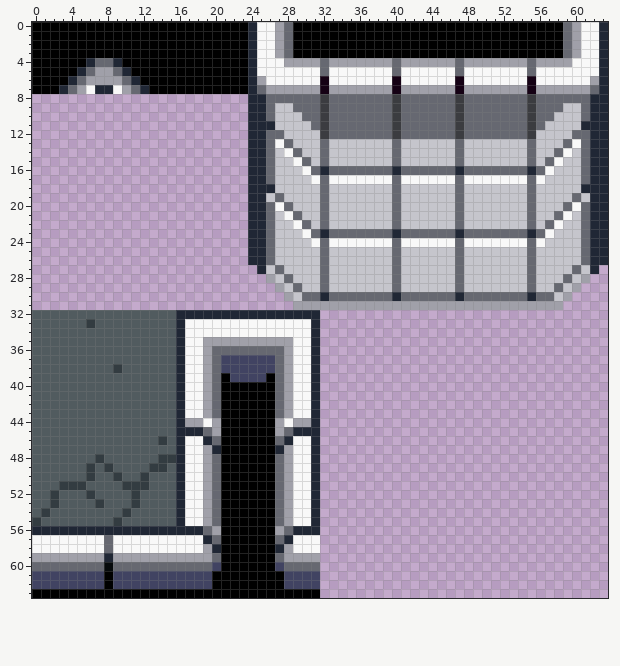
Two states of a pixel-art sprite, assets/Terrain.png. This is how it looked before the edit.
The file is 64x64 pixels. Colours within 5 levels of each other are drawn and written as one.
Once edited:
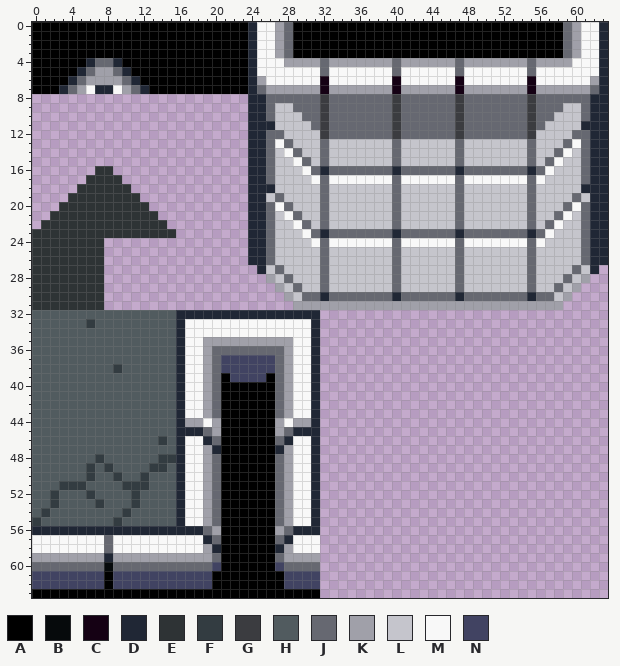
Palette (. is transparent): A #000000  B #060a0c  C #150114  D #202735  E #2e3335  F #333c41  G #3b3c40  H #515b5f  J #666871  K #a0a0a9  L #c5c5cc  M #f8f8f8  N #414362
Edits made:
@@ x 0..17 @@
 15 ..................
-16 ..................
-17 ..................
-18 ..................
-19 ..................
-20 ..................
-21 ..................
-22 ..................
-23 ..................
-24 ..................
-25 ..................
-26 ..................
-27 ..................
-28 ..................
-29 ..................
-30 ..................
-31 ..................
+16 .......EE.........
+17 ......EEEE........
+18 .....EEEEEE.......
+19 ....EEEEEEEE......
+20 ...EEEEEEEEEE.....
+21 ..EEEEEEEEEEEE....
+22 .EEEEEEEEEEEEEE...
+23 EEEEEEEEEEEEEEEE..
+24 EEEEEEEE..........
+25 EEEEEEEE..........
+26 EEEEEEEE..........
+27 EEEEEEEE..........
+28 EEEEEEEE..........
+29 EEEEEEEE..........
+30 EEEEEEEE..........
+31 EEEEEEEE..........
 32 HHHHHHHHHHHHHHHHDD
